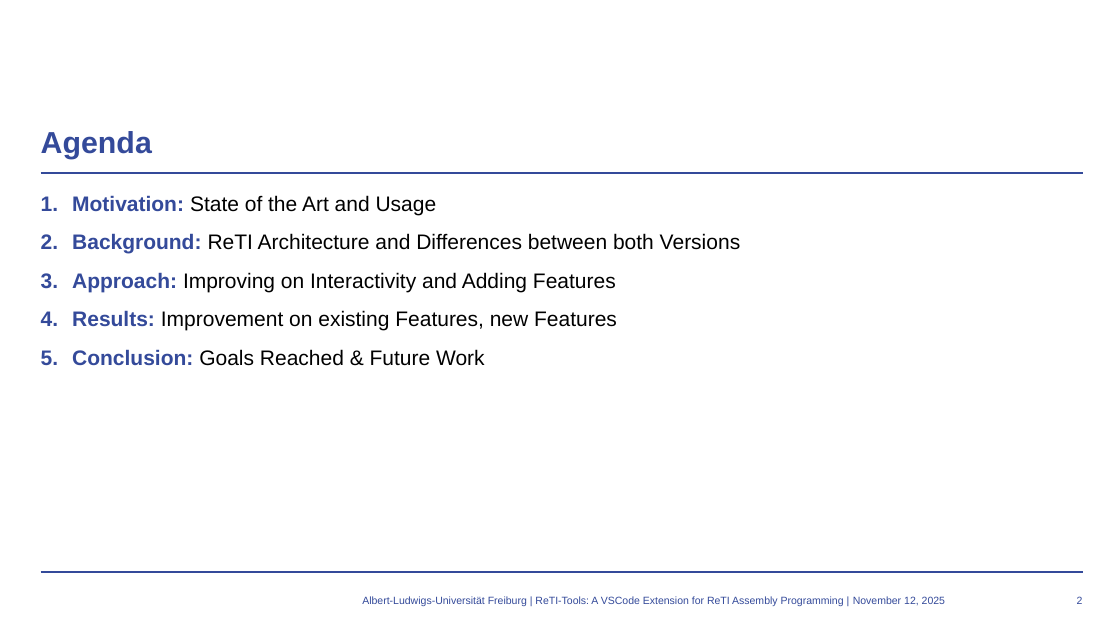
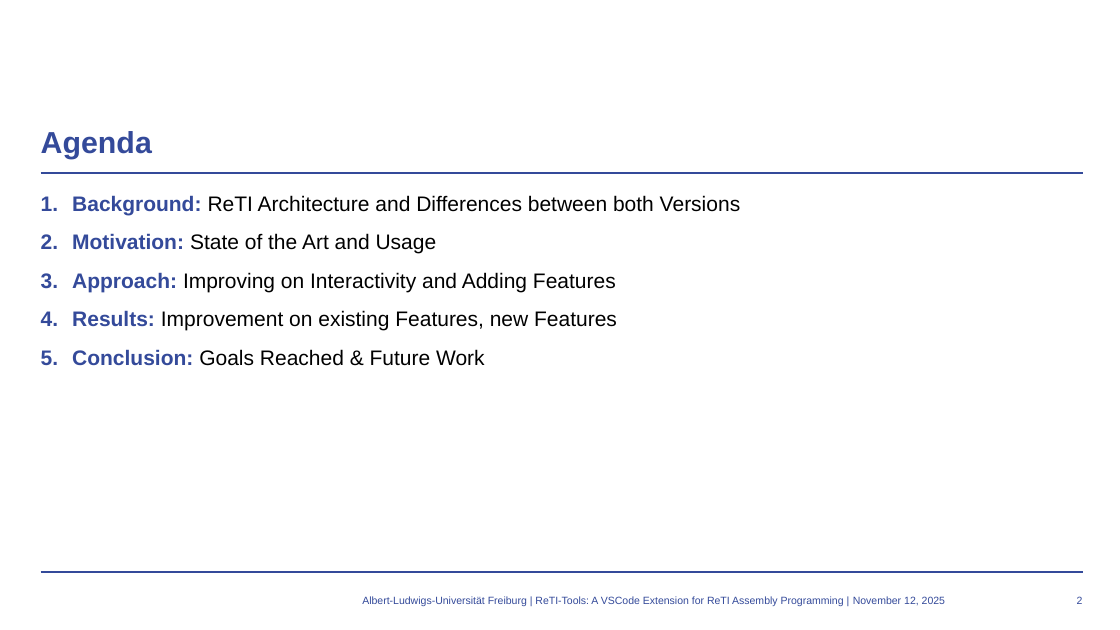
Before and after one commit to mlt279/vscode-reti, a slide deck: slide 2 of presentation/thesis/presentation_thesis.pptx. Drawn at 1120x630 pixels with LibreOffice and Linux fonts; fonts in the diff are those of the drawing; background and template pictures are left out. Boxes give left, top, right and bottom in pixels: in the first picture for what was removed or moved away, otherwise in the second. Text is boxed around its words. In the diff, an @@ line names an element or a change of style, - is before the commit and + after.

```diff
--- a/presentation/thesis/presentation_thesis.pptx
+++ b/presentation/thesis/presentation_thesis.pptx
@@ text at box(72, 195, 741, 215): paragraph added @@
+1. Background: ReTI Architecture and Differences between both Versions
@@ text at box(72, 233, 741, 254): paragraph removed @@
-2. Background: ReTI Architecture and Differences between both Versions
```
Also in this commit, not shown: 13 other slides changed, 3 other files.
